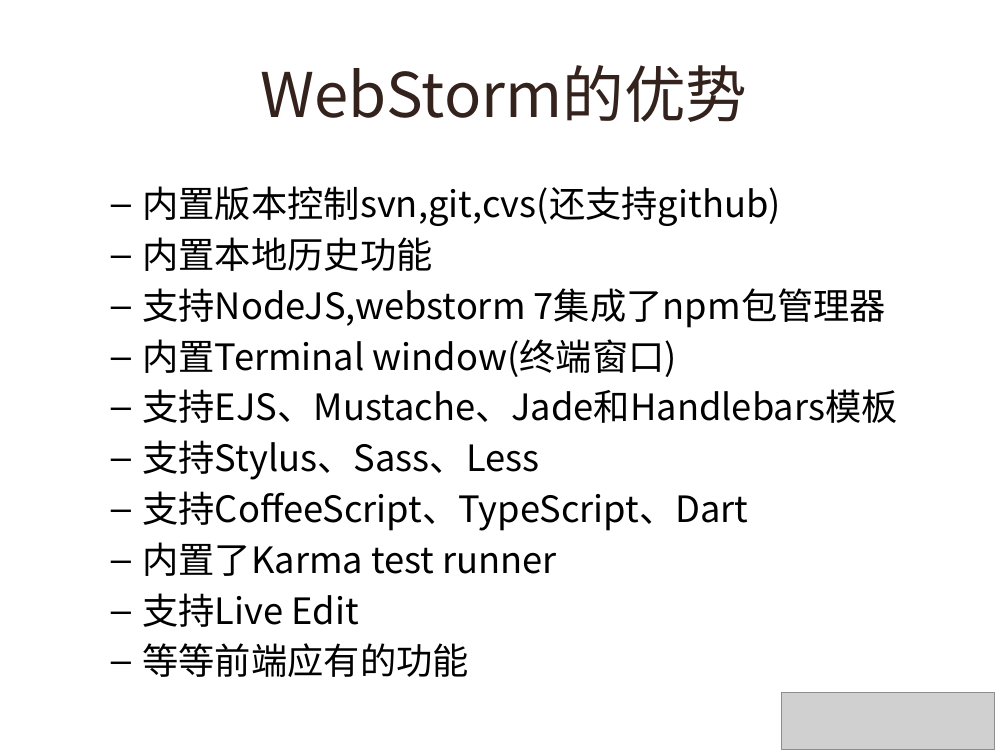
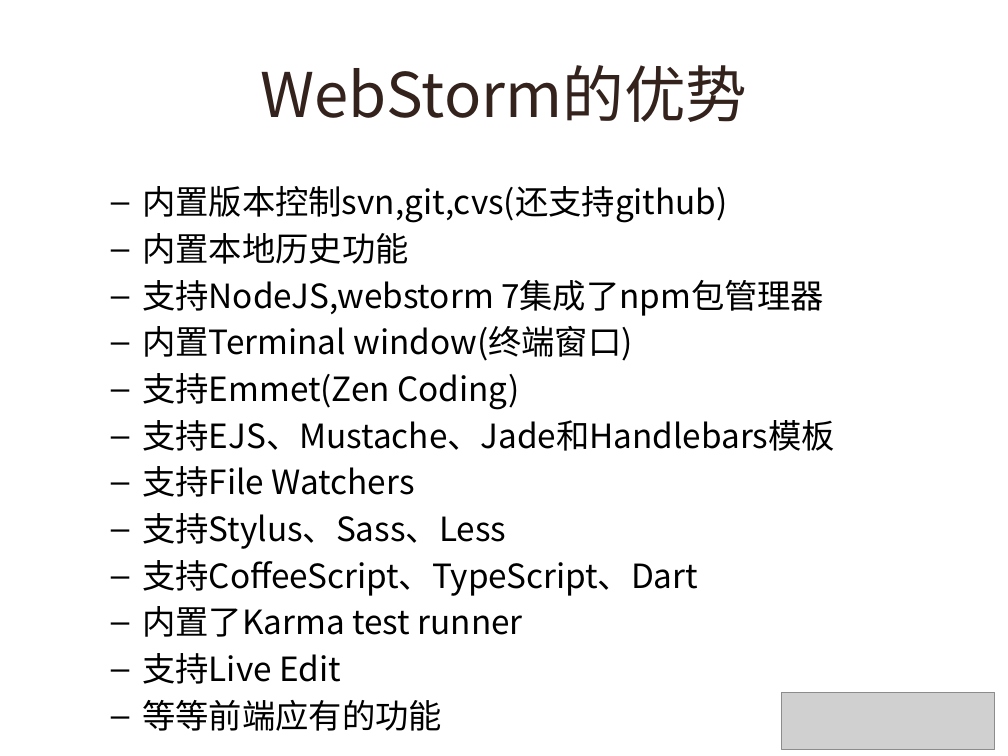
Before and after one commit to lynzz/myshare, a slide deck: slide 7 of 201311/webstorm.pptx. Drawn at 1008x756 pixels with LibreOffice and Linux fonts; fonts in the diff are those of the drawing; grey boxes stand for pictures; background and template pictures are left out. Boxes give left, top, right and bottom in pixels: in the first picture for what was removed or moved away, otherwise in the second. Text is boxed around its words. In the diff, an @@ line names an element or a change of style, - is before the commit and + after.

Commit message:
update

```diff
--- a/201311/webstorm.pptx
+++ b/201311/webstorm.pptx
@@ text at [142, 186, 835, 731]: size 25.9 to 23.8 pt in "内置版本控制svn,git,cvs(还支持github)", "内置本地历史功能", "支持NodeJS,webstorm 7集成了npm包管理器", "内置Terminal window(终端窗口)" and 6 more places @@
@@ text at [142, 373, 519, 410]: paragraph added @@
+  – 支持Emmet(Zen Coding)
@@ text at [142, 466, 415, 497]: paragraph added @@
+  – 支持File Watchers
```
Also in this commit, not shown: 3 other slides changed, 3 slides added, 3 slides removed.
